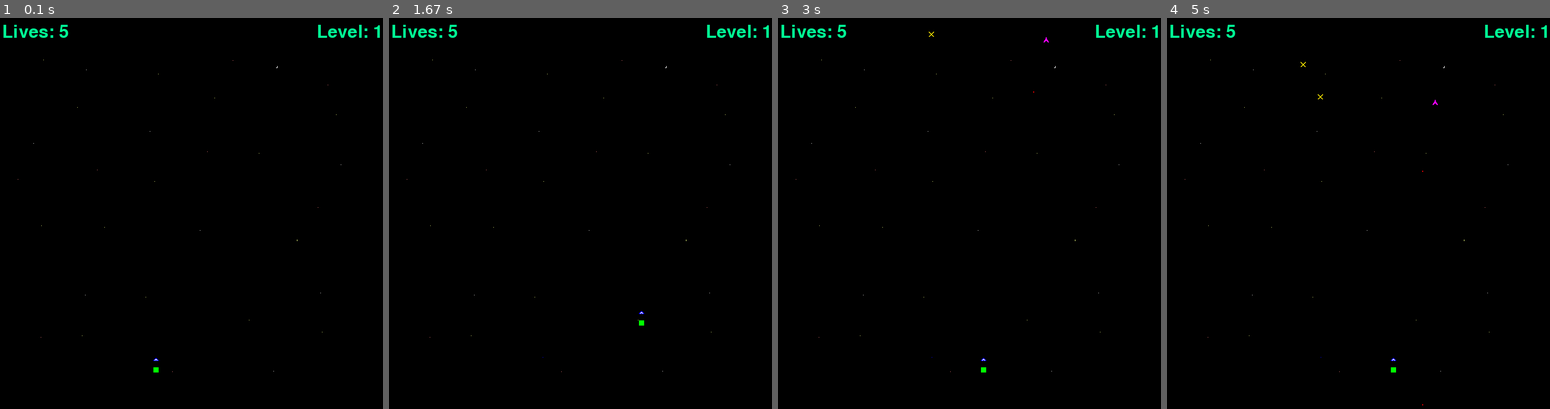
Above: before the commit, frames 1-4 (left to right).
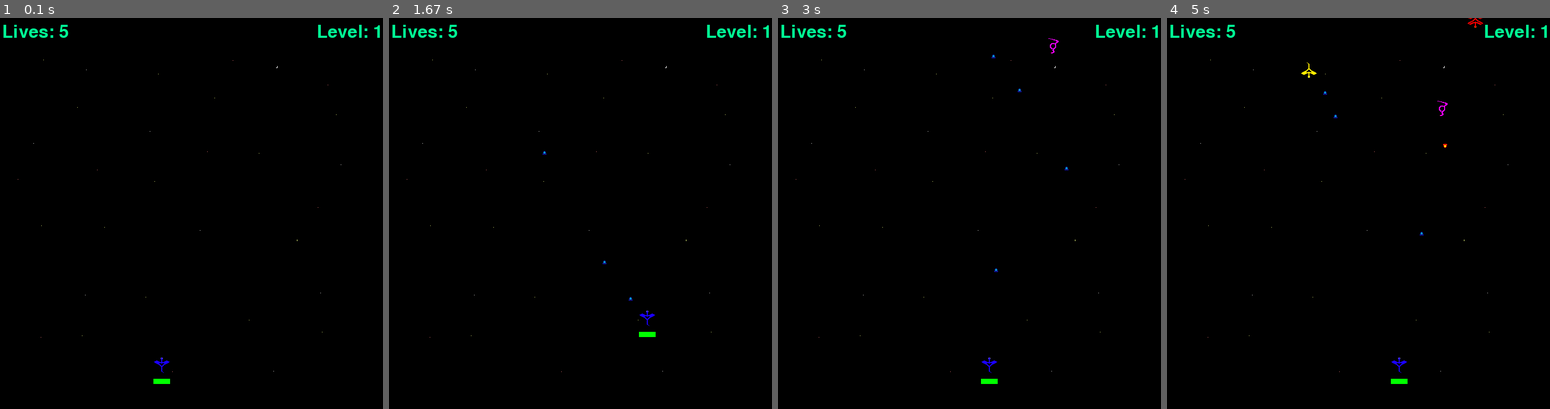
Above: after the commit, the same moments.

Repository: eroliver/first_pygame
Game: pygame game, started from shooter.py
Two runs of this game, one before a commit and one after it. Both use one fixed random seed, a clock stepped at 60 frames per second and the inputs below.
Inputs:
- Up to frame 1 (0.1 s): no input
- Up to frame 2 (1.67 s): tap Space at 0.33, 0.73, 1.03, 1.23, 1.57 s; hold D 0.67-1.13 s; hold W 1.17-1.47 s; hold D from 1.5 s (still down)
- Up to frame 3 (3 s): tap Space at 1.87, 2.07, 2.37, 2.63, 2.97 s; release D at 1.97 s; hold A 2-2.53 s; hold S 2.57-2.87 s; hold A from 2.9 s (still down)
- Up to frame 4 (5 s): tap Space at 3.27, 3.4, 3.8, 4.1, 4.47, 4.87 s; release A at 3.3 s; hold W 3.33-3.7 s; hold D 3.73-4.37 s; hold S 4.4-4.77 s; hold A from 4.8 s (still down)

The runs differ from the first frame. In frame 1, 0.1% of the frame differs, in the area x 40-45%, y 86-94%; in frame 2, 0.1%; in frame 3, 0.2%; in frame 4, 0.3%, in the area x 34-83%, y 0-100%.

Commit message:
Added assets and basic player movement - added health, projectiles and collision - todos for changing assets - todo: change enemies to have hp instead of simply being removed

Diff:
--- a/shooter.py
+++ b/shooter.py
@@ -13,15 +13,15 @@
 pygame.display.set_caption("Dragon_Shooter_Game")
 
 # load images into the game
-PLAYER_DRAGON = pygame.image.load(os.path.join("assets", "player00.png"))
-RED_ENEMY = pygame.image.load(os.path.join("assets", "red_black_enemy.png"))
-YELLOW_ENEMY = pygame.image.load(os.path.join("assets", "yellow_black_enemy.png"))
-PURPLE_ENEMY = pygame.image.load(os.path.join("assets", "purple_enemy.png"))
-PLAYER_PROJECTILE = pygame.image.load(os.path.join("assets", "player_bullet.png"))
-ENEMY_PROJECTILE = pygame.image.load(os.path.join("assets", "enemy_bullet.png"))
+PLAYER_DRAGON = pygame.image.load(os.path.join("assets", "player_dragon_blue.png"))
+RED_ENEMY = pygame.image.load(os.path.join("assets", "red_dragon.png"))
+YELLOW_ENEMY = pygame.image.load(os.path.join("assets", "yellow_dragon.png"))
+PURPLE_ENEMY = pygame.image.load(os.path.join("assets", "purple_dragon.png"))
+PLAYER_PROJECTILE = pygame.image.load(os.path.join("assets", "player_projectile.png"))
+ENEMY_PROJECTILE = pygame.image.load(os.path.join("assets", "enemy_projectile.png"))
 BG = pygame.transform.scale(pygame.image.load(os.path.join("assets", "star_background.png")), (WIDTH, HEIGHT))
 
-
+# TODO center projectiles with source object
 class Projectile:
     def __init__(self, x, y, img):
         self.x = x
@@ -115,7 +115,7 @@
         pygame.draw.rect(window, (255, 0, 0),
                          (self.x, self.y + self.dragon_img.get_height() + 10, self.dragon_img.get_width(), 10))
         pygame.draw.rect(window, (0, 255, 0), (self.x, self.y + self.dragon_img.get_height() + 10,
-                                               self.dragon_img.get_width() * int(self.health / self.max_health), 10))
+                                               self.dragon_img.get_width() * (self.health / self.max_health), 10))
 
     def draw(self, window):
         super().draw(window)
@@ -142,7 +142,7 @@
 
     def shoot(self):
         if self.cool_down_counter == 0:
-            projectile = Projectile(self.x - 20, self.y, self.projectile_img)
+            projectile = Projectile(self.x + 20, self.y, self.projectile_img)
             self.projectiles.append(projectile)
             self.cool_down_counter = 1
 
@@ -251,5 +251,23 @@
                 lives -= 1
                 enemies.remove(enemy)
 
+        player.move_projectiles(-projectile_vel, enemies)
+
+
+def main_menu():
+    title_font = pygame.font.SysFont("Helvetica", 70)
+    run = True
+    while run:
+        WINDOW.blit(BG, (0,0))
+        title_label = title_font.render("Press the mouse to begin...", 1, (255,255,255))
+        WINDOW.blit(title_label, (WIDTH/2 - title_label.get_width()/2, 350))
+        pygame.display.update()
+        for event in pygame.event.get():
+            if event.type == pygame.QUIT:
+                run = False
+            if event.type == pygame.MOUSEBUTTONDOWN:
+                main()
+    pygame.quit()
+
 
 main()
Binary file added: Assets/enemy_projectile.png
Binary file added: Assets/player_dragon_blue.png
Binary file added: Assets/player_projectile.png
Binary file added: Assets/purple_dragon.png
Binary file added: Assets/red_dragon.png
Binary file added: Assets/yellow_dragon.png
